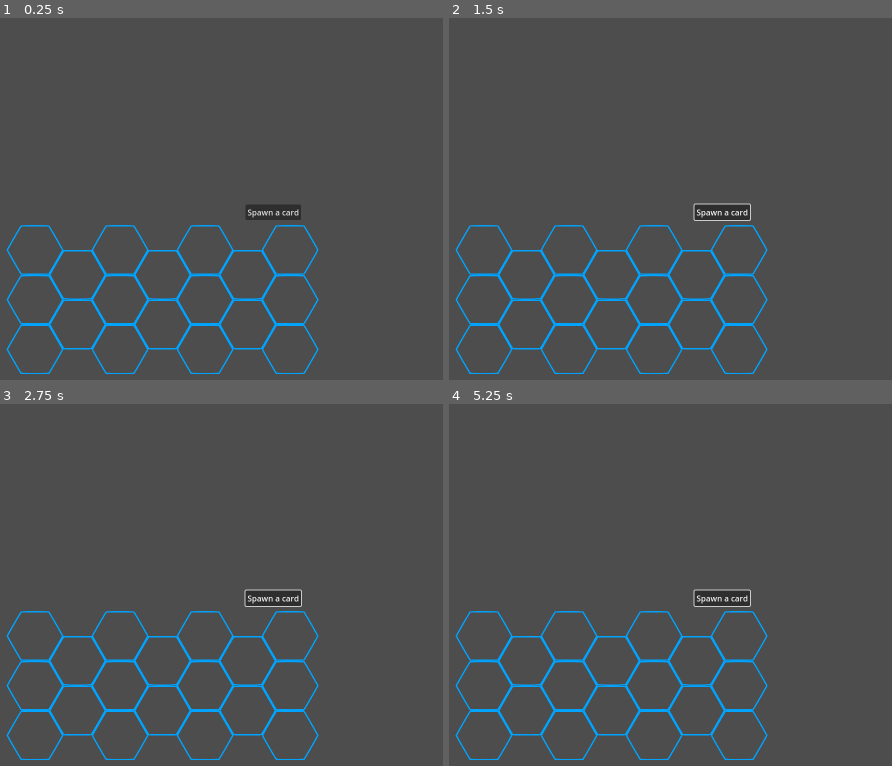
Above: before the commit, frames 1-4 (two rows, left to right).
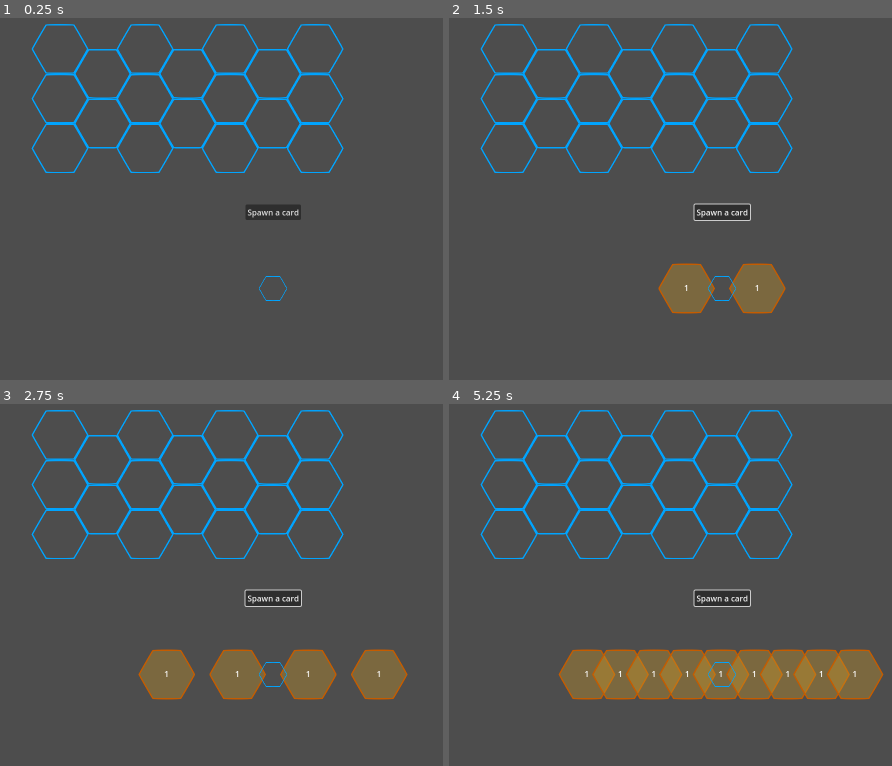
Above: after the commit, the same moments.

Repository: tysia2512/buzzco
Game: Godot game, scene res://scenes/main.tscn
Same seed, same stepped clock (60 frames per second), same inputs: the game is played once before the commit and once after it.
Inputs (mouse positions are in pixels of both pictures, inside the frame that each line leads up to):
- Up to frame 1 (0.25 s): no input
- Up to frame 2 (1.5 s): click "Spawn a card" at 0.5 s; tap Enter at 1.25 s; move the mouse to (outside the picture) at 1.27 s; hold Up (ui_up) from 1.28 s (still down); tap O at 1.35 s; click (outside the picture) at 1.42 s
- Up to frame 3 (2.75 s): tap Space (ui_select) at 1.52, 2 s; release Up (ui_up) at 2 s; drag from (115, 585) to (234, 653) at 2.02 s
- Up to frame 4 (5.25 s): tap Enter at 2.75, 4.25 s; move the mouse to (803, 461) at 2.77 s; hold Up (ui_up) 2.78-3.5 s; tap Shift at 2.85 s; tap Space (ui_select) at 3.5, 4.52, 5 s; drag from (683, 653) to (480, 494) at 3.52 s; move the mouse to (outside the picture) at 4.27 s; hold Down (ui_down) 4.28-5 s; tap O at 4.35 s; drag from (480, 494) to (604, 451) at 5.02 s

The runs differ from the first frame. In frame 1, 6.4% of the frame differs, in the area x 1-78%, y 1-99%; in frame 2, 8.8%; in frame 3, 11%; in frame 4, 15%, in the area x 1-99%, y 1-99%.

Commit message:
Spawn cards in deck

Diff:
--- a/scenes/card.gd
+++ b/scenes/card.gd
@@ -9,4 +9,4 @@
 	attack_label.text = str(attack_value)
 
 func get_texture_size():
-	return base_card_sprite.get_texture_size()
+	return base_card_sprite.scale * base_card_sprite.texture.get_size()
--- a/scenes/card.tscn
+++ b/scenes/card.tscn
@@ -1,7 +1,7 @@
 [gd_scene load_steps=3 format=3 uid="uid://dpctul3yh8g03"]
 
 [ext_resource type="Script" uid="uid://ckwpxrboijb8j" path="res://scenes/card.gd" id="1_6u4wf"]
-[ext_resource type="Texture2D" uid="uid://dt3425k0ene5n" path="res://scenes/hex_blue copy.svg" id="1_d81rb"]
+[ext_resource type="Texture2D" uid="uid://dt3425k0ene5n" path="res://assets/hex_blue copy.svg" id="1_d81rb"]
 
 [node name="Card" type="Node2D"]
 script = ExtResource("1_6u4wf")
--- /dev/null
+++ b/scenes/card_spawn_point.gd
@@ -0,0 +1,36 @@
+class_name CardSpawnPoint extends Node2D
+
+@onready var card_scene: PackedScene = preload("res://scenes/card.tscn")
+@onready var W: int = get_viewport().get_visible_rect().size.y * 0.6
+
+func get_cards():
+	return get_children().filter(func(x): return x is Card)
+
+func _process(delta: float):
+	_arrange_cards()
+
+func _arrange_cards():
+	var cards = get_cards()
+	if cards.is_empty():
+		return
+	var card_width = cards[0].get_texture_size().x
+	print("W is: ", W, " and card width: ", card_width)
+	var gap = card_width / 4
+	var w = min(W, (len(cards) - 1) * card_width + (len(cards) - 1) * gap)
+
+	var current_x = 0
+	var delta_x = 0
+	if len(cards) > 0:
+		delta_x = w / (len(cards) - 1)
+	for card in cards:
+		card.position.x = current_x - w / 2
+		card.position.y = 0
+
+		current_x += delta_x
+
+func spawn_card():
+	var card = card_scene.instantiate()
+	card.visible = false
+	add_child(card)
+	_arrange_cards()
+	card.visible = true
--- a/scenes/deck_n_hand.gd
+++ b/scenes/deck_n_hand.gd
@@ -1,6 +1,7 @@
 extends Node2D
 
-@onready  var card_scene: PackedScene = preload("res://scenes/card.tscn")
+@onready var card_scene: PackedScene = preload("res://scenes/card.tscn")
+@onready var card_spawn_point: CardSpawnPoint = $CardSpawnPoint
 
 func _init():
 	visible = false
@@ -11,4 +12,4 @@
 	visible = true
 
 func _on_spawn_card_button_pressed() -> void:
-	var card = card_scene.instantiate() as Card
+	card_spawn_point.spawn_card()
--- a/scenes/deck_n_hand.tscn
+++ b/scenes/deck_n_hand.tscn
@@ -1,7 +1,8 @@
-[gd_scene load_steps=3 format=3 uid="uid://qm813tqd45mo"]
+[gd_scene load_steps=4 format=3 uid="uid://qm813tqd45mo"]
 
 [ext_resource type="Script" uid="uid://cyupccclserhd" path="res://scenes/deck_n_hand.gd" id="1_fmhf8"]
-[ext_resource type="Script" uid="uid://0feak1ytnkat" path="res://scenes/spawn_point.gd" id="2_8h5ks"]
+[ext_resource type="Script" uid="uid://0feak1ytnkat" path="res://scenes/card_spawn_point.gd" id="2_8h5ks"]
+[ext_resource type="Texture2D" uid="uid://cea7tuoyppfy8" path="res://assets/hex_blue.svg" id="3_8h5ks"]
 
 [node name="DeckNHand" type="Node2D"]
 script = ExtResource("1_fmhf8")
@@ -18,4 +19,8 @@
 offset_bottom = -137.0
 text = "Spawn a card"
 
+[node name="Sprite2D" type="Sprite2D" parent="."]
+scale = Vector2(0.1, 0.1)
+texture = ExtResource("3_8h5ks")
+
 [connection signal="pressed" from="SpawnCardButton" to="." method="_on_spawn_card_button_pressed"]
--- a/scenes/main.tscn
+++ b/scenes/main.tscn
@@ -1,14 +1,25 @@
-[gd_scene load_steps=4 format=3 uid="uid://rgnja06btpb7"]
+[gd_scene load_steps=3 format=3 uid="uid://rgnja06btpb7"]
 
 [ext_resource type="PackedScene" uid="uid://q1bx0oxeisoc" path="res://scenes/grid.tscn" id="1_0wfyh"]
 [ext_resource type="PackedScene" uid="uid://qm813tqd45mo" path="res://scenes/deck_n_hand.tscn" id="2_sugp2"]
-[ext_resource type="Script" uid="uid://cyupccclserhd" path="res://scenes/deck_n_hand.gd" id="3_sugp2"]
 
 [node name="Main" type="Node2D"]
 
 [node name="Grid" parent="." instance=ExtResource("1_0wfyh")]
-position = Vector2(162, 299)
+position = Vector2(187, 98)
 
 [node name="DeckNHand" parent="." instance=ExtResource("2_sugp2")]
 position = Vector2(726, 701)
-script = ExtResource("3_sugp2")
+
+[node name="PointCounter" type="Control" parent="."]
+layout_mode = 3
+anchors_preset = 0
+offset_left = 1340.0
+offset_top = 45.0
+offset_right = 1512.0
+offset_bottom = 109.0
+
+[node name="PointCounterLabel" type="Label" parent="PointCounter"]
+layout_mode = 0
+offset_right = 40.0
+offset_bottom = 23.0
--- a/scenes/spawn_point.gd
+++ /dev/null
@@ -1,24 +0,0 @@
-class_name CardSpawnPoint extends Node2D
-
-@onready var W: int = get_viewport().get_visible_rect().size.y * 0.6
-
-func get_cards():
-	return get_children().filter(func(x): return x is Card)
-
-func _process(delta: float):
-	_arrange_cards()
-
-func _arrange_cards():
-	var cards = get_cards()
-	if cards.is_empty():
-		return
-	var card_width = cards[0].get_texture_size().x
-	var gap = card_width / 4
-	var w = min(W, cards.lenght() * card_width + (cards.lenght() - 1) * gap)
-
-	var current_x = -w / 2 + card_width / 2
-	for card in cards:
-		card.position.x = current_x
-		card.position.y = 0
-
-		current_x += card_width + gap
Not shown, added: addons/script-ide/icon/class.svg
Not shown, added: addons/script-ide/icon/class.svg.import
Not shown, added: addons/script-ide/icon/constant.svg
Not shown, changed: addons/script-ide/icon/constant.svg.import
Not shown, added: addons/script-ide/icon/engine_func.svg
Not shown, added: addons/script-ide/icon/engine_func.svg.import
Not shown, added: addons/script-ide/icon/export.svg
Not shown, added: addons/script-ide/icon/export.svg.import
Not shown, added: addons/script-ide/icon/func.svg
Not shown, added: addons/script-ide/icon/func.svg.import
Not shown, added: addons/script-ide/icon/func_get.svg
Not shown, added: addons/script-ide/icon/func_get.svg.import
(and 20 more such lines)
